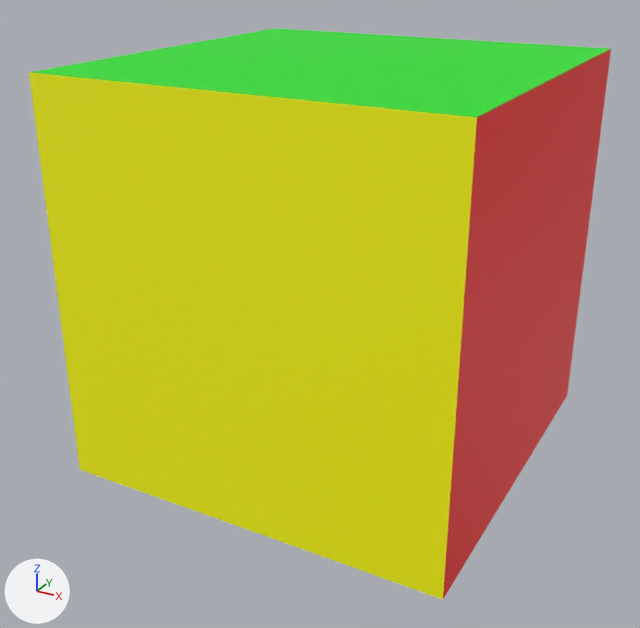
A saved change to the glTF model ModelScenes/Dice.glb.
Before and after are seen from a 50 mm lens placed at (0.62, -1.206, 0.817), pointed at (-0.016, -0.048, 0.238). Arrows for +X, +Y and +Z are at lower left; the lights stay in place. The picture after the commit comes second. Where no turn or scale is listed for an object, it has been applied to the vertices. Vertices at exactly the same position are counted once.
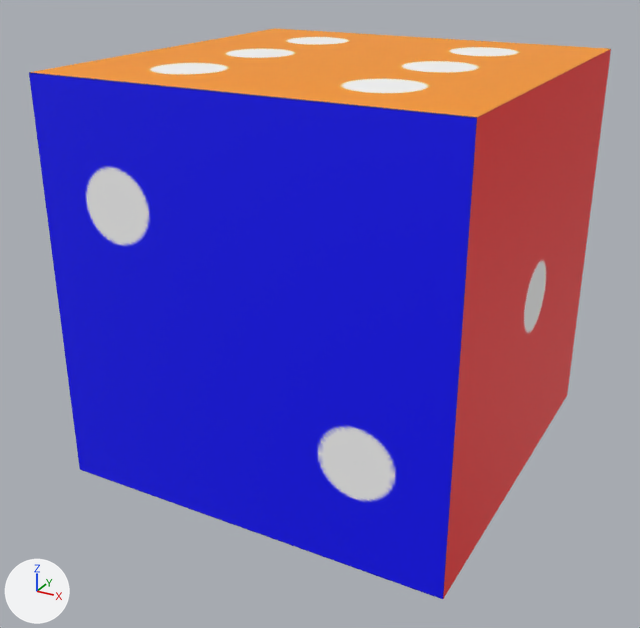
The newer file is also turned or shifted as a whole; pictures and numbers use the older file's frame.

Changed parts and their boxes [x1, y1, x2, y2] in the pictures (640 x 628 px):
'Cube', surface changed (yellow to blue)
    both: [29, 28, 611, 599]
part 1 of me_cube, surface changed (yellow to blue)
    both: [29, 28, 610, 599]
part 2 of me_cube, recoloured
    both: [443, 49, 611, 599]
part 3 of me_cube, recoloured (yellow to blue)
    both: [29, 72, 477, 599]

The change, as a diff of the scene's bpy script:
```diff
--- a/ModelScenes/Dice.glb.py
+++ b/ModelScenes/Dice.glb.py
@@ img_dice_texture @@
+img_dice_texture = load_image('Dice Texture', '_unpacked/Dice_Texture', 875, 695, 'sRGB')
@@ mat_green @@
 mat_green = principled_material('Green')
-mat_green.base_color = (0.0, 0.8, 0.0)  # green #00e700
+mat_green.texture = img_dice_texture
@@ me_cube @@
 me_cube.from_pydata(...)  # 8 vertices, 12 faces; spans x -0.317..0.317, y -0.317..0.317, z -0.317..0.317
 # used by ob_cube; location = (0.0, 0.0, 0.317)
-me_cube.materials.append(mat_purple)  # pink #ff00ff
-me_cube.materials.append(mat_blue)  # blue #0000ff
-me_cube.materials.append(mat_orange)  # orange #e77c00
+# me_cube part 1: 10 kept faces spanning x -0.317..0.317, y -0.317..0.317, z -0.317..0.317 get new texture (UV) coordinates
+# me_cube part 2: 2 faces spanning x 0.317, y -0.317..0.317, z -0.317..0.317 switch from mat_red (red #ff0000) to mat_green (picture img_dice_texture)
+# me_cube part 3: 2 faces spanning x -0.317..0.317, y -0.317, z -0.317..0.317 switch from mat_yellow (yellow #ffff00) to mat_green (picture img_dice_texture)
```
